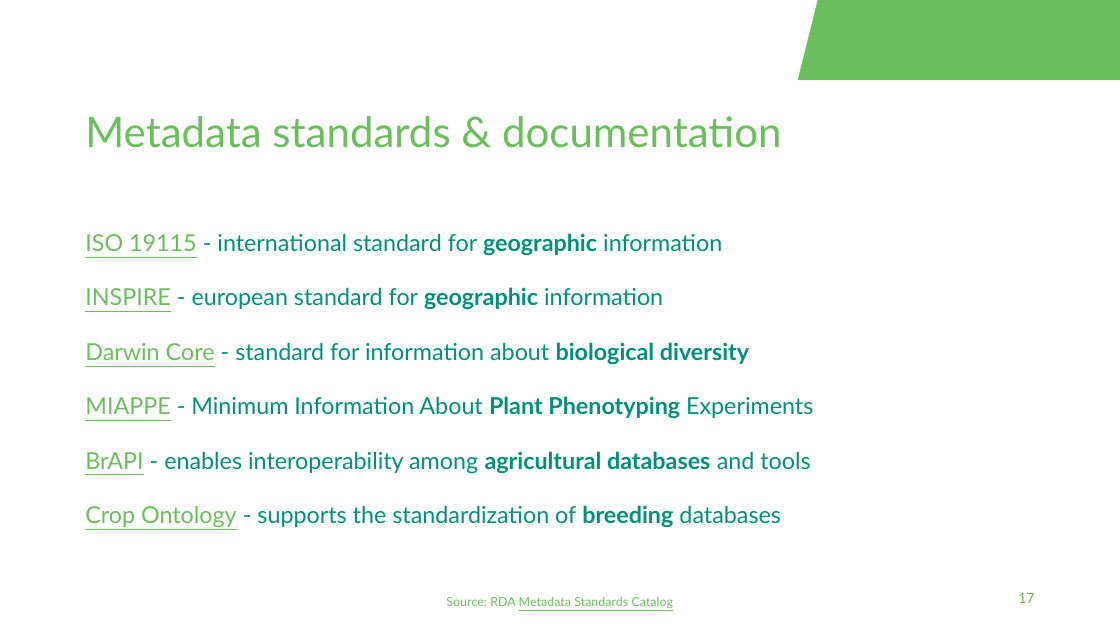
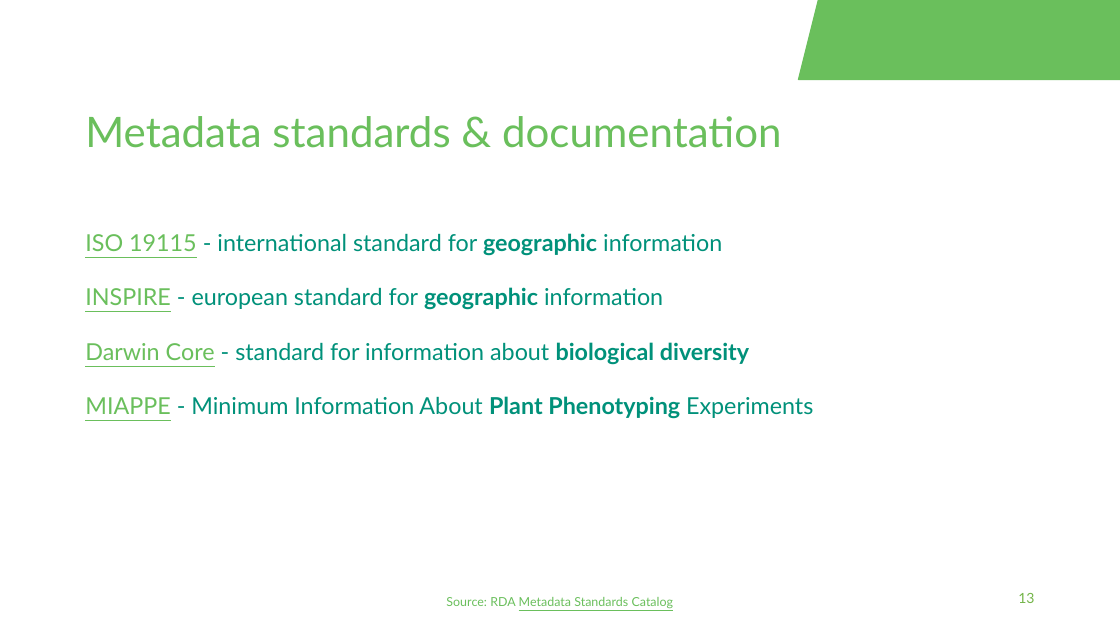
Before and after one commit to fairagro/FAIRagro_Modular-RDM-Training-Material, a slide deck: slide 13 of FAIRagro_Trainings_planned/2026-11_YSM_JKI/20261117-04-Lego-Discussion-and-Documentation-30min-Bosse.odp (slide 17 before the commit). Drawn at 1120x630 pixels with LibreOffice and Linux fonts; fonts in the diff are those of the drawing; background and template pictures are left out. Boxes give left, top, right and bottom in pixels: in the first picture for what was removed or moved away, otherwise in the second. Text is boxed around its words. In the diff, an @@ line names an element or a change of style, - is before the commit and + after.

Commit message:
Work on YSM Slides

```diff
--- a/FAIRagro_Trainings_planned/2026-11_YSM_JKI/20261117-04-Lego-Discussion-and-Documentation-30min-Bosse.odp
+++ b/FAIRagro_Trainings_planned/2026-11_YSM_JKI/20261117-04-Lego-Discussion-and-Documentation-30min-Bosse.odp
@@ text at (x1=85, y1=451, x2=810, y2=528): paragraphs removed @@
-BrAPI - enables interoperability among agricultural databases and tools
-Crop Ontology - supports the standardization of breeding databases
@@ page number at (x1=1018, y1=593, x2=1034, y2=603): text changed @@
-17
+13
```
Also in this commit, not shown: 1 other slide changed, 8 slides removed, 28 other files.
